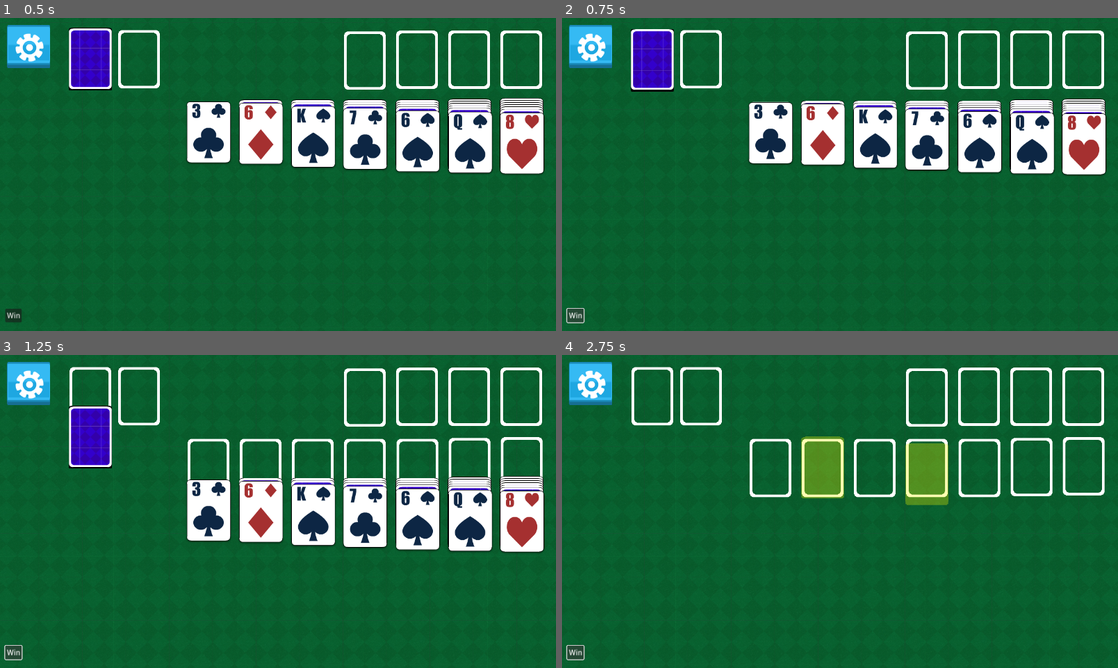
Above: before the commit, frames 1-4 (two rows, left to right).
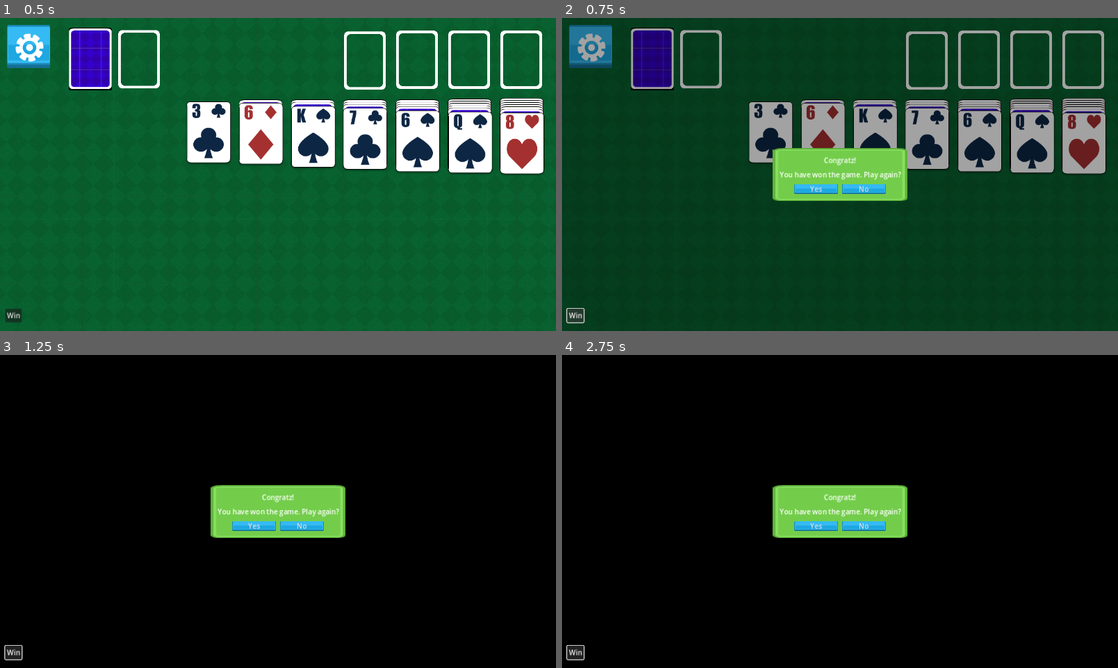
Above: after the commit, the same moments.

Repository: Taschi120/klondike
Game: Godot game, scene res://scenes/main_screen.tscn
The game is run twice, just before and just after one commit, with the same random seed, the same clock (stepped at 60 frames per second) and the same inputs.
Inputs (mouse positions are in pixels of both pictures, inside the frame that each line leads up to):
- Up to frame 1 (0.5 s): no input
- Up to frame 2 (0.75 s): click "Win" at 0.5 s
- Up to frame 3 (1.25 s): no input
- Up to frame 4 (2.75 s): click (817, 527) at 1.25 s, where only the run after the commit has a clickable "Yes"; click "Win" at 2 s

Frame 1 is identical in both runs. In frame 2, 99% of the frame differs, in the area x 0-100%, y 0-100%; in frame 3, 100%; in frame 4, 100%.

Commit message:
victory screen

Diff:
--- /dev/null
+++ b/congratulations_dialog.gd
@@ -0,0 +1,12 @@
+extends Control
+
+class_name CongratulationsDialog
+
+signal play_again
+
+func _on_yes_button_pressed() -> void:
+	play_again.emit()
+
+func _on_no_button_pressed() -> void:
+	print("Congratulations dialog - quitting game")
+	get_tree().quit()
--- /dev/null
+++ b/congratulations_dialog.tscn
@@ -0,0 +1,65 @@
+[gd_scene load_steps=3 format=3 uid="uid://hdmgfvn5xequ"]
+
+[ext_resource type="Theme" uid="uid://b6lbw18suvq5x" path="res://scenes/ui/ui_theme.tres" id="1_6rmj7"]
+[ext_resource type="Script" path="res://congratulations_dialog.gd" id="2_41172"]
+
+[node name="CongratulationsDialog" type="Control"]
+layout_mode = 3
+anchors_preset = 8
+anchor_left = 0.5
+anchor_top = 0.5
+anchor_right = 0.5
+anchor_bottom = 0.5
+grow_horizontal = 2
+grow_vertical = 2
+theme = ExtResource("1_6rmj7")
+script = ExtResource("2_41172")
+
+[node name="PanelContainer" type="PanelContainer" parent="."]
+layout_mode = 1
+anchors_preset = 8
+anchor_left = 0.5
+anchor_top = 0.5
+anchor_right = 0.5
+anchor_bottom = 0.5
+offset_left = -155.5
+offset_top = -52.0
+offset_right = 155.5
+offset_bottom = 52.0
+grow_horizontal = 2
+grow_vertical = 2
+
+[node name="MarginContainer" type="MarginContainer" parent="PanelContainer"]
+layout_mode = 2
+
+[node name="VBoxContainer" type="VBoxContainer" parent="PanelContainer/MarginContainer"]
+layout_mode = 2
+
+[node name="Heading" type="Label" parent="PanelContainer/MarginContainer/VBoxContainer"]
+layout_mode = 2
+size_flags_horizontal = 4
+text = "Congratz!"
+
+[node name="Text" type="Label" parent="PanelContainer/MarginContainer/VBoxContainer"]
+layout_mode = 2
+size_flags_horizontal = 4
+text = "You have won the game. Play again?"
+
+[node name="HBoxContainer" type="HBoxContainer" parent="PanelContainer/MarginContainer/VBoxContainer"]
+layout_mode = 2
+size_flags_horizontal = 4
+
+[node name="YesButton" type="Button" parent="PanelContainer/MarginContainer/VBoxContainer/HBoxContainer"]
+custom_minimum_size = Vector2(100, 0)
+layout_mode = 2
+text = "Yes
+"
+
+[node name="NoButton" type="Button" parent="PanelContainer/MarginContainer/VBoxContainer/HBoxContainer"]
+custom_minimum_size = Vector2(100, 0)
+layout_mode = 2
+text = "No
+"
+
+[connection signal="pressed" from="PanelContainer/MarginContainer/VBoxContainer/HBoxContainer/YesButton" to="." method="_on_yes_button_pressed"]
+[connection signal="pressed" from="PanelContainer/MarginContainer/VBoxContainer/HBoxContainer/NoButton" to="." method="_on_no_button_pressed"]
--- a/scenes/main_screen.gd
+++ b/scenes/main_screen.gd
@@ -28,6 +28,14 @@
 ]
 
 func _ready() -> void:
+	start_game()
+
+func start_game() -> void:
+	for card in get_tree().get_nodes_in_group("cards"):
+		card.queue_free()
+
+	await get_tree().create_timer(0).timeout
+
 	$Stock.create_and_shuffle()
 
 	if $CheatUI:
@@ -209,11 +217,6 @@
 			return
 	win()
 
-
 func win() -> void:
 	$Audio/VictoryFanfare.play()
-	for card in get_tree().get_nodes_in_group("cards"):
-		var tween = get_tree().create_tween()
-		tween.tween_property(card, "position", card.position + Vector2(0, 2000), 3)\
-		.set_trans(Tween.TRANS_CUBIC)
-		tween.tween_callback(card.queue_free)
+	$UI.congratulate()
--- a/scenes/main_screen.tscn
+++ b/scenes/main_screen.tscn
@@ -29,6 +29,7 @@
 
 [node name="Foundations" type="Node2D" parent="."]
 position = Vector2(112, 0)
+metadata/_edit_group_ = true
 
 [node name="FoundationHeart" parent="Foundations" instance=ExtResource("5_w2yvf")]
 position = Vector2(728, 98)
@@ -46,6 +47,7 @@
 suit = "club"
 
 [node name="Tableaux" type="Node2D" parent="."]
+metadata/_edit_group_ = true
 
 [node name="TableauPile1" parent="Tableaux" instance=ExtResource("4_pp1ba")]
 position = Vector2(480, 260)
@@ -80,6 +82,7 @@
 metadata/_edit_group_ = true
 
 [node name="CheatUI" parent="." instance=ExtResource("9_n1di1")]
+visible = false
 metadata/_edit_group_ = true
 
 [node name="Audio" type="Node2D" parent="."]
@@ -89,3 +92,4 @@
 bus = &"SFX"
 
 [connection signal="needs_cycling" from="Stock" to="." method="cycle_discard"]
+[connection signal="play_again" from="UI" to="." method="start_game"]
--- a/scenes/ui/UI.tscn
+++ b/scenes/ui/UI.tscn
@@ -1,11 +1,13 @@
-[gd_scene load_steps=7 format=3 uid="uid://b0820bm2kd3n3"]
+[gd_scene load_steps=9 format=3 uid="uid://b0820bm2kd3n3"]
 
 [ext_resource type="Script" path="res://scenes/ui/ui.gd" id="1_3t87y"]
 [ext_resource type="PackedScene" uid="uid://ddi4q85dn570c" path="res://scenes/ui/hud.tscn" id="2_a36gu"]
-[ext_resource type="Texture2D" uid="uid://cbkmeh3f5xgw0" path="res://assets/fader.png" id="3_jbwg8"]
+[ext_resource type="Texture2D" uid="uid://8wvoqgw2j7ev" path="res://assets/fade_to_black.png" id="3_ys4yw"]
+[ext_resource type="Script" path="res://congratulations_dialog.gd" id="4_jhoir"]
 [ext_resource type="PackedScene" uid="uid://ckdykflyiefy8" path="res://scenes/ui/main_menu.tscn" id="4_kx7xj"]
 [ext_resource type="PackedScene" uid="uid://b8yg4b31j8o3f" path="res://scenes/ui/settings_window.tscn" id="5_rcxou"]
 [ext_resource type="PackedScene" uid="uid://oc2q71yfb2us" path="res://scenes/ui/info_window.tscn" id="6_hpuq0"]
+[ext_resource type="PackedScene" uid="uid://hdmgfvn5xequ" path="res://congratulations_dialog.tscn" id="8_gfv8t"]
 
 [node name="UI" type="Control"]
 layout_mode = 3
@@ -20,15 +22,15 @@
 layout_mode = 1
 
 [node name="Greyscreen" type="Sprite2D" parent="."]
-visible = false
 position = Vector2(640, 360)
 scale = Vector2(1280, 720)
-texture = ExtResource("3_jbwg8")
+texture = ExtResource("3_ys4yw")
 
 [node name="Windows" type="Control" parent="."]
 anchors_preset = 0
 offset_right = 40.0
 offset_bottom = 40.0
+script = ExtResource("4_jhoir")
 
 [node name="MainMenu" parent="Windows" instance=ExtResource("4_kx7xj")]
 visible = false
@@ -54,6 +56,14 @@
 offset_right = 640.0
 offset_bottom = 360.0
 
+[node name="CongratulationsDialog" parent="Windows" instance=ExtResource("8_gfv8t")]
+visible = false
+layout_mode = 1
+offset_left = 620.0
+offset_top = 340.0
+offset_right = 620.0
+offset_bottom = 340.0
+
 [connection signal="settings_button_clicked" from="HUD" to="." method="_on_hud_settings_button_clicked"]
 [connection signal="about_button_pressed" from="Windows/MainMenu" to="." method="_on_main_menu_about_button_pressed"]
 [connection signal="new_game_button_pressed" from="Windows/MainMenu" to="." method="_on_main_menu_new_game_button_pressed"]
@@ -64,3 +74,4 @@
 [connection signal="music_toggled" from="Windows/SettingsWindow" to="." method="_on_settings_window_music_toggled"]
 [connection signal="sfx_toggled" from="Windows/SettingsWindow" to="." method="_on_settings_window_sfx_toggled"]
 [connection signal="close_button_clicked" from="Windows/InfoWindow" to="." method="_on_info_window_close_button_clicked"]
+[connection signal="play_again" from="Windows/CongratulationsDialog" to="." method="_on_congratulations_dialog_play_again"]
--- a/scenes/ui/cheat_ui.gd
+++ b/scenes/ui/cheat_ui.gd
@@ -4,5 +4,9 @@
 
 signal win
 
+func _ready() -> void:
+	if OS.is_debug_build():
+		visible = true
+
 func _on_win_button_pressed() -> void:
 	win.emit()
--- a/scenes/ui/settings_manager.gd
+++ b/scenes/ui/settings_manager.gd
@@ -1,15 +1,15 @@
 extends Node
 
 # TODO persist these
-var music_enabled = true: set = set_music_enabled
-var sfx_enabled = true: set = set_sfx_enabled
+var music_muted = true: set = set_music_muted
+var sfx_muted = true: set = set_sfx_muted
 
-func set_music_enabled(value: bool) -> void:
+func set_music_muted(value: bool) -> void:
 	var idx = AudioServer.get_bus_index("Music")
 	assert(idx >= 0)
 	AudioServer.set_bus_mute(idx, value)
 
-func set_sfx_enabled(value: bool) -> void:
+func set_sfx_muted(value: bool) -> void:
 	var idx = AudioServer.get_bus_index("SFX")
 	assert(idx >= 0)
 	AudioServer.set_bus_mute(idx, value)
--- a/scenes/ui/ui.gd
+++ b/scenes/ui/ui.gd
@@ -3,13 +3,22 @@
 class_name UI
 
 signal game_paused
+signal play_again
 
-enum State { GAME_RUNNING, MAIN_MENU, SETTINGS, INFO_WINDOW }
+enum State { GAME_RUNNING, MAIN_MENU, SETTINGS, INFO_WINDOW, CONGRATULATIONS_DIALOG }
 
 var state = State.GAME_RUNNING
 
+var greyscreen_tween: Tween = null
+
+func _ready() -> void:
+	set_greyscreen(false)
+
 func set_greyscreen(_value: bool) -> void:
-	$Greyscreen.visible = _value
+	if _value:
+		$Greyscreen.modulate.a = 0.5
+	else:
+		$Greyscreen.modulate.a = 0
 	game_paused.emit(_value)
 
 func set_state(_state: State) -> void:
@@ -35,14 +44,23 @@
 			$Windows/InfoWindow.visible = true
 			set_greyscreen(true)
 
+		State.CONGRATULATIONS_DIALOG:
+			$Windows/CongratulationsDialog.visible = true
+			greyscreen_tween = create_tween()
+			greyscreen_tween.tween_property($Greyscreen, "modulate:a", 1, 0.5)
 
+func congratulate():
+	set_state(State.CONGRATULATIONS_DIALOG)
 
+#########################
+# TRANSITIONS - IN GAME #
+#########################
 func _on_hud_settings_button_clicked() -> void:
 	set_state(State.MAIN_MENU)
 
-#############
-# MAIN MENU #
-#############
+###########################
+# TRANSITIONS - MAIN MENU #
+###########################
 func _on_main_menu_return_to_game_pressed() -> void:
 	set_state(State.GAME_RUNNING)
 
@@ -50,7 +68,12 @@
 	set_state(State.INFO_WINDOW)
 
 func _on_main_menu_new_game_button_pressed() -> void:
-	assert(false) # TODO
+	print("Main Menu: Redealing")
+	if greyscreen_tween != null:
+		greyscreen_tween.stop()
+
+	play_again.emit()
+	set_state(State.GAME_RUNNING)
 
 func _on_main_menu_quit_button_pressed() -> void:
 	print("Main Menu: Quitting")
@@ -60,21 +83,27 @@
 	set_state(State.SETTINGS)
 
 
-###################
-# SETTINGS WINDOW #
-###################
+#################################
+# TRANSITIONS - SETTINGS WINDOW #
+#################################
 func _on_settings_window_exit_button_clicked() -> void:
 	set_state(State.MAIN_MENU)
 
 func _on_settings_window_music_toggled(_value: bool) -> void:
-	SettingsManager.music_enabled = _value
+	SettingsManager.music_muted = _value
 
 func _on_settings_window_sfx_toggled(_value: bool) -> void:
-	SettingsManager.sfx_enabled = _value
+	SettingsManager.sfx_muted = _value
 
 
-###############
-# INFO WINDOW #
-###############
+#############################
+# TRANSITIONS - INFO WINDOW #
+#############################
 func _on_info_window_close_button_clicked() -> void:
 	set_state(State.MAIN_MENU)
+
+################################
+# TRANSITIONS - VICTORY SCREEN #
+################################
+func _on_congratulations_dialog_play_again() -> void:
+	_on_main_menu_new_game_button_pressed()
Binary file added: assets/fade_to_black.png
Not shown, changed: assets/fade_to_black.png.import
Binary file removed: assets/fader.png
Binary file removed: assets/snek.png
Not shown, removed: assets/snek.png.import
Not shown, added: assets/fade_to_black.xcf
